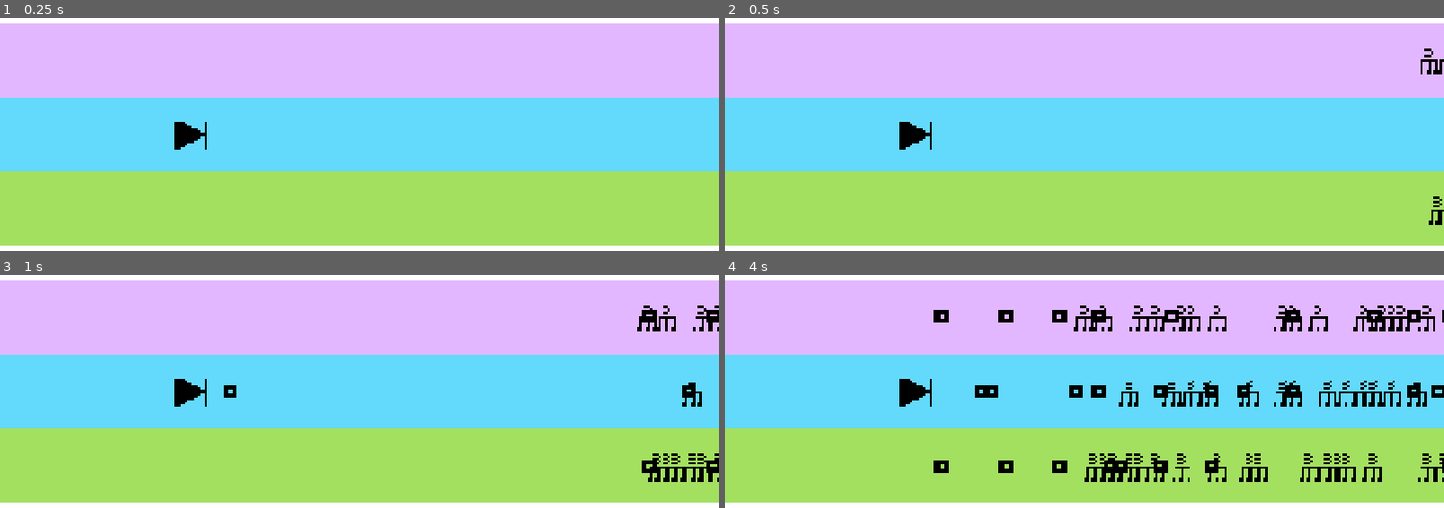
Above: before the commit, frames 1-4 (two rows, left to right).
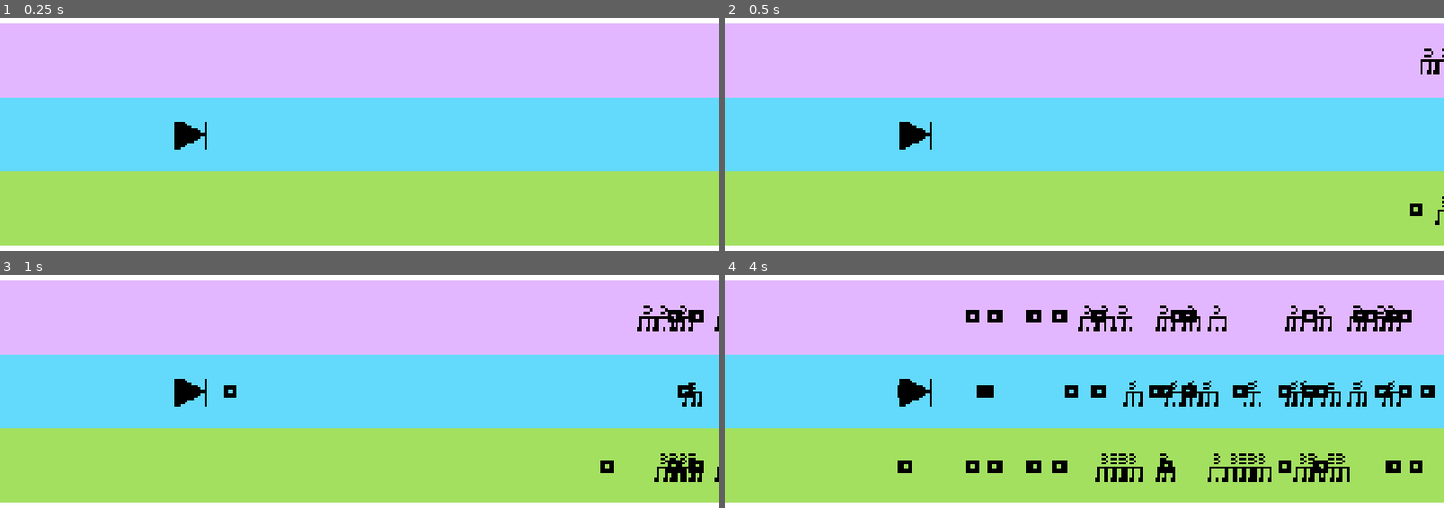
Above: after the commit, the same moments.

Repository: chorwat2137/haven-2026
Game: Godot game, scene res://scenes/main.tscn
Two runs of this game, one before a commit and one after it. Both use one fixed random seed, a clock stepped at 60 frames per second and the inputs below.
Inputs:
- Up to frame 1 (0.25 s): no input
- Up to frame 2 (0.5 s): no input
- Up to frame 3 (1 s): tap Enter (ui_accept) at 0.5, 0.77 s; hold Right (ui_right) from 0.53 s (still down); tap Space (shoot) at 0.6 s
- Up to frame 4 (4 s): tap Space (shoot) every 0.75 s from 1.35 to 3.6 s; tap Enter (ui_accept) at 1.52, 3.02, 3.77 s; release Right (ui_right) at 2.03 s; hold Left (ui_left) 2.03-2.78 s; hold Right (ui_right) from 2.78 s (still down)

Frame 1 is identical in both runs. In frame 2, 0.2% of the frame differs, in the area x 95-100%, y 13-89%; in frame 3, 1.3%; in frame 4, 6.8%, in the area x 24-100%, y 13-89%.

Commit message:
Automatic sync

Diff:
--- a/scripts/main.gd
+++ b/scripts/main.gd
@@ -1,34 +1,32 @@
-
 extends Node
-
-@onready var music = $AudioStreamPlayer
-
+@onready var music = get_node("AudioStreamPlayer")
 var triola_scene = preload("res://scenes/triola.tscn")
 var pocisk_scene = preload("res://scenes/pocisk.tscn")
+var lane_positions: Array[float] = []
+var obstacle_types := [triola_scene, pocisk_scene]
+var obstacles : Array
+var obstacle_heights = [200, 0, -200]
 
-var lane_positions: Array[float] = []
-var obstacle_types = [triola_scene, pocisk_scene]
-var obstacles: Array = []
+
+var rewind_duration = 120
+var current_rewind = 121
+
 
 var speed: float
 const START_SPEED: float = 5.0
-const MAX_SPEED: float = 25.0
-
+const MAX_SPEED: int = 25
 var screen_size: Vector2i
-var score: float = 0.0
+var score = 0
 var last_obs
 
-var min_distance: float = 2000.0
-var is_rewinding: bool = false
+# Called when the node enters the scene tree for the first time.
+func _ready() -> void:
 
 
-func _ready() -> void:
+
 	speed = START_SPEED
-
 	screen_size = get_viewport().get_visible_rect().size
-
-	$Player/Camera2D2/Spectrum.position.y = -screen_size.y / 2.0
-
+	$Player/Camera2D2/Spectrum.position.y = 0 - screen_size.y /2
 	var center_y = screen_size.y / 2.0
 
 	lane_positions = [
@@ -38,32 +36,31 @@
 	]
 
 
+# Called every frame. 'delta' is the elapsed time since the previous frame.
 func _process(delta: float) -> void:
 
-	score += speed * delta * 60.0
+	score += speed
+	$Player.position.x += speed * delta * 60
+	#$Spectrum.position.x = $Player.position.x - screen_size.x /2
+	$Linia.position.x = $Player.position.x - screen_size.x
+	#$Spectrum.position.y = $Player.position.y - screen_size.y /2
+	generate_obs()
 
-	# Move player/world
-	$Player.position.x += speed * delta * 60.0
-
-	$Linia.position.x = $Player.position.x - screen_size.x
-
-	if not is_rewinding:
-		generate_obs()
+var min_distance = 2000
 
 
-func generate_obs() -> void:
-
+func generate_obs():
 	if obstacles.is_empty() or last_obs.position.x < score + min_distance:
 
-		var obs_type = obstacle_types.pick_random()
+		var obs_type = obstacle_types[randi() % obstacle_types.size()]
 
-		var obs_count = randi_range(1, 2)
+		var max_obs = 2
+		var obs_count = randi_range(1, max_obs)
 
 		var available_lanes = [0, 1, 2]
 		available_lanes.shuffle()
 
 		for i in range(obs_count):
-
 			var obs = obs_type.instantiate()
 
 			var obs_x: float = screen_size.x + score + 100
@@ -73,35 +70,26 @@
 			add_obs(obs, obs_x, obs_y)
 
 
-func add_obs(obs, x, y) -> void:
-
-	obs.position = Vector2(x, y)
+func add_obs(obs, x, y):
+	obs.position = Vector2i(x, y)
 	obs.body_entered.connect(hit_obs)
-
 	add_child(obs)
 	obstacles.append(obs)
 
-
-func hit_obs(body) -> void:
-
+func hit_obs(body):
 	if body.name == "Player":
 		collision_handle()
 
+func collision_handle():
+	music.start_rewind()
+	speed = -START_SPEED
+	var timer = Timer.new()
+	add_child(timer)
+	timer.wait_time = 2.0
+	timer.one_shot = false
+	timer.timeout.connect(_on_timer_timeout)
+	timer.start()
 
-func collision_handle() -> void:
-
-	if is_rewinding:
-		return
-
-	is_rewinding = true
-
-	music.start_rewind()
-
-	speed = -START_SPEED
-
-	await get_tree().create_timer(2.0).timeout
-
+func _on_timer_timeout():
 	music.stop_rewind()
-
 	speed = START_SPEED
-	is_rewinding = false
